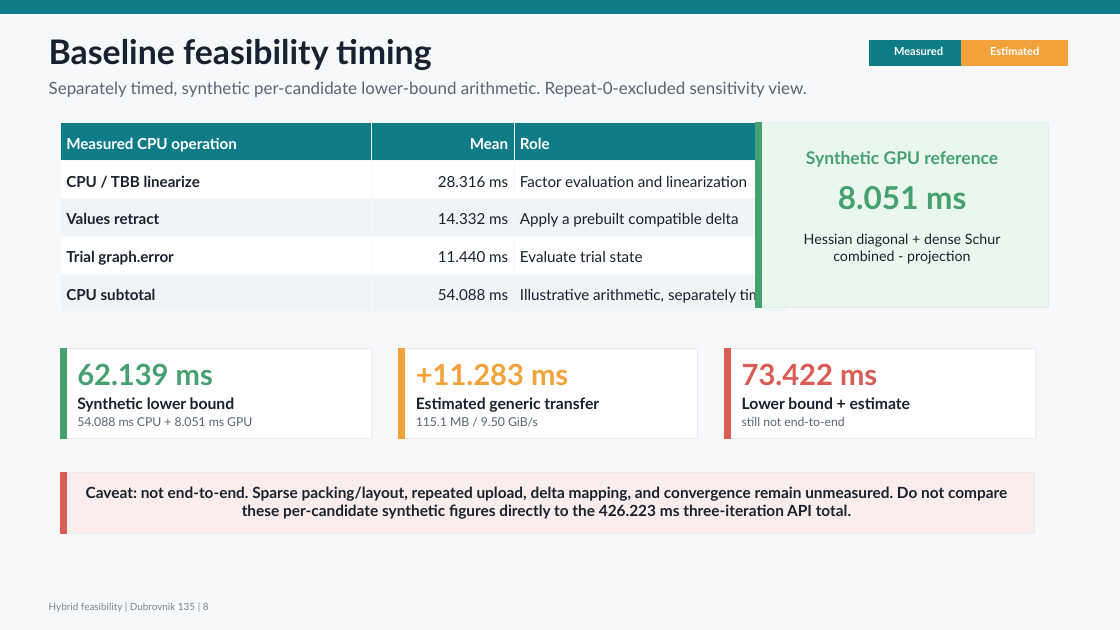
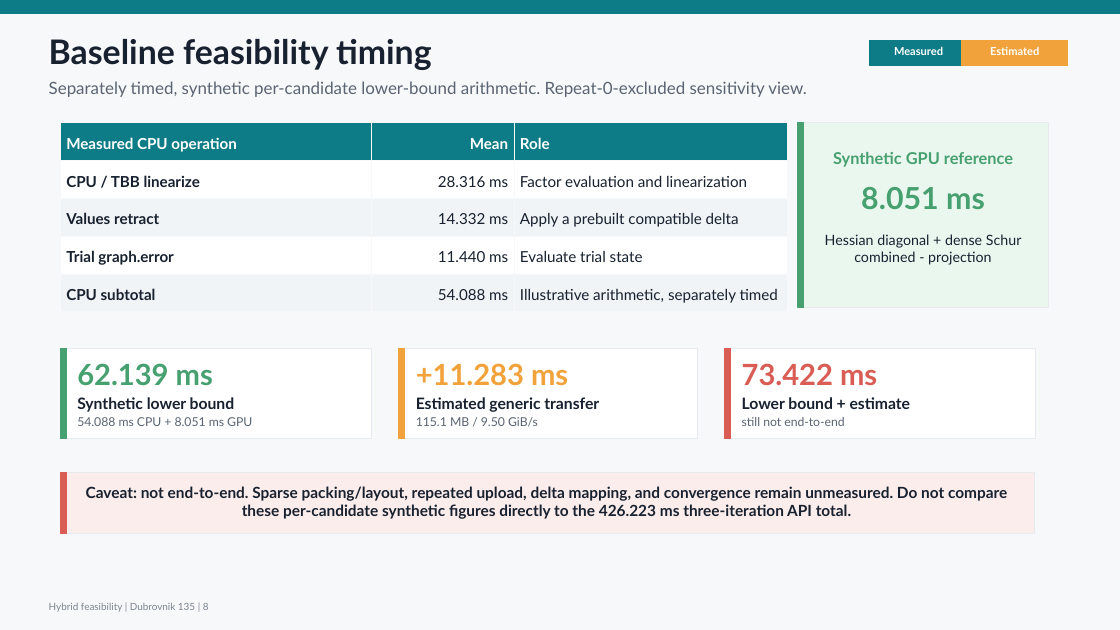
Before and after one commit to borglab/gtsam, a slide deck: slide 8 of timing/sfm_ba/benchmark_logs/20260710T_cuda_sfm_progress/cuda_sfm_progress_update.pptx. Drawn at 1120x630 pixels with LibreOffice and Linux fonts; fonts in the diff are those of the drawing. Boxes give left, top, right and bottom in pixels: in the first picture for what was removed or moved away, otherwise in the second. Text is boxed around its words. In the diff, an @@ line names an element or a change of style, - is before the commit and + after.

```diff
--- a/timing/sfm_ba/benchmark_logs/20260710T_cuda_sfm_progress/cuda_sfm_progress_update.pptx
+++ b/timing/sfm_ba/benchmark_logs/20260710T_cuda_sfm_progress/cuda_sfm_progress_update.pptx
@@ rectangle: place and size @@
-rectangle at bbox=[756, 123, 1049, 308]
+rectangle at bbox=[798, 123, 1049, 308]
@@ rectangle: place and size @@
-rectangle at bbox=[756, 123, 762, 308]
+rectangle at bbox=[798, 123, 804, 308]
@@ text "Synthetic GPU reference": place and size @@
-text "Synthetic GPU reference" at bbox=[806, 151, 998, 167]
+text "Synthetic GPU reference" at bbox=[833, 152, 1013, 167]
@@ text "Synthetic GPU reference" at bbox=[833, 152, 1013, 167]: size 15 to 14 pt @@
@@ text "8.051 ms": place and size @@
-text "8.051 ms" at bbox=[838, 186, 966, 209]
+text "8.051 ms" at bbox=[861, 187, 985, 209]
@@ text "8.051 ms" at bbox=[861, 187, 985, 209]: size 27 to 26 pt @@
@@ text "Hessian diagonal + dense Schur ...": place and size @@
-text "Hessian diagonal + dense Schur ..." at bbox=[804, 233, 1001, 264]
+text "Hessian diagonal + dense Schur ..." at bbox=[825, 234, 1022, 265]
```
Also in this commit, not shown: 4 other slides changed, 13 other files.
